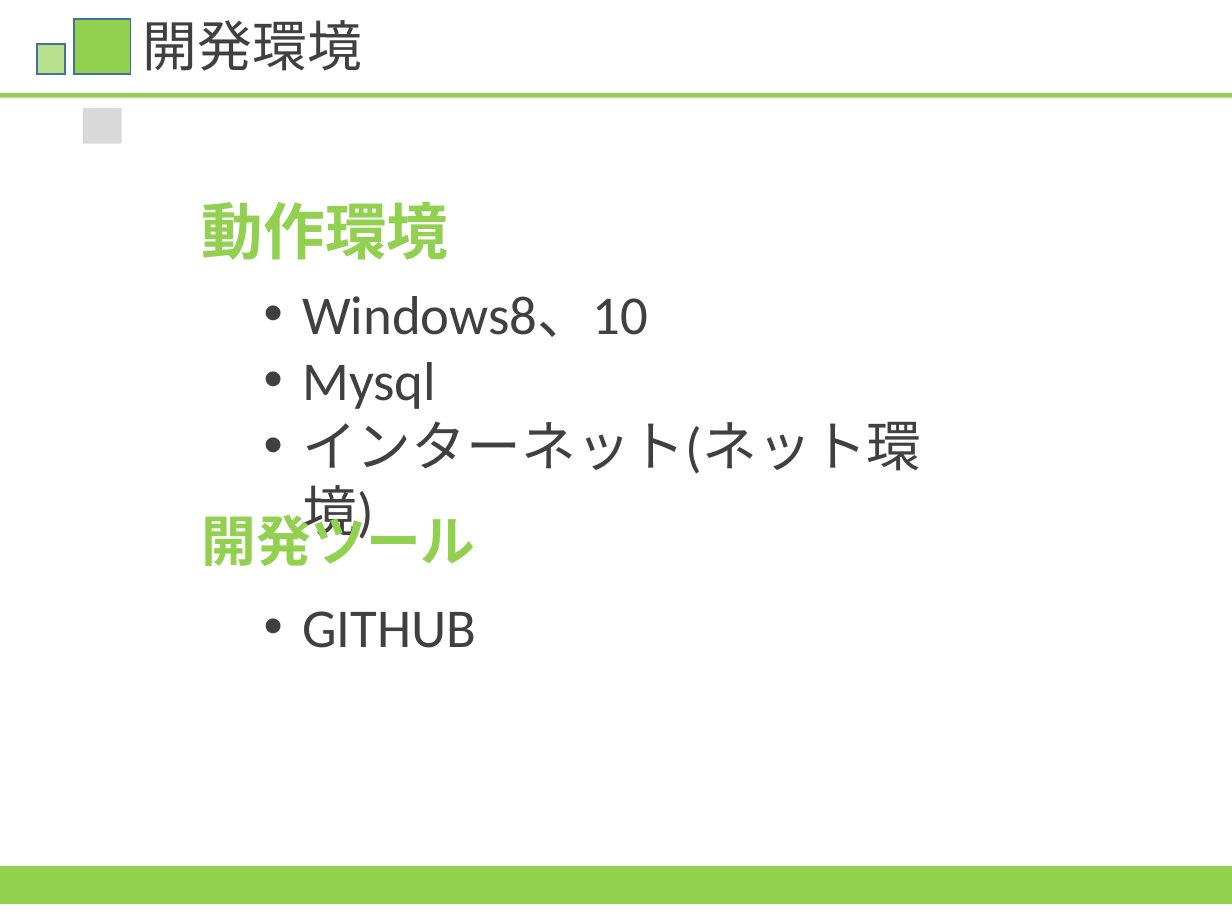
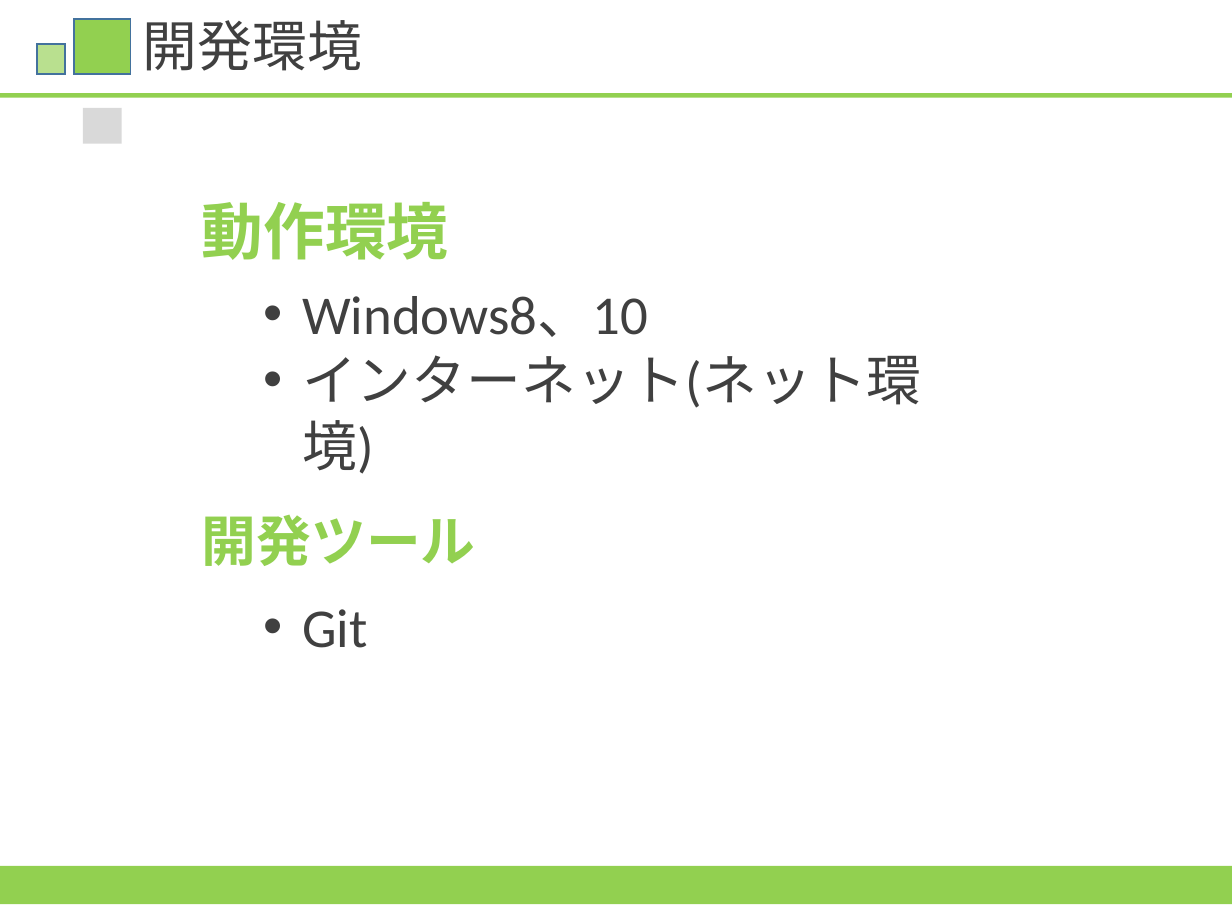
Before and after one commit to HamuroAC/Hamfile, a slide deck: slide 10 of 資料/発表資料.pptx (slide 7 before the commit). Drawn at 1232x924 pixels with LibreOffice and Linux fonts; fonts in the diff are those of the drawing. Boxes give left, top, right and bottom in pixels: in the first picture for what was removed or moved away, otherwise in the second. Text is boxed around its words. In the diff, an @@ line names an element or a change of style, - is before the commit and + after.

```diff
--- a/資料/発表資料.pptx
+++ b/資料/発表資料.pptx
@@ text at [302,362,436,409]: paragraph removed @@
-• Mysql
@@ text at [302,609,367,648]: text changed @@
-• GITHUB
+• Git
```
Also in this commit, not shown: 4 other slides changed, 4 slides added, 1 slide removed.
